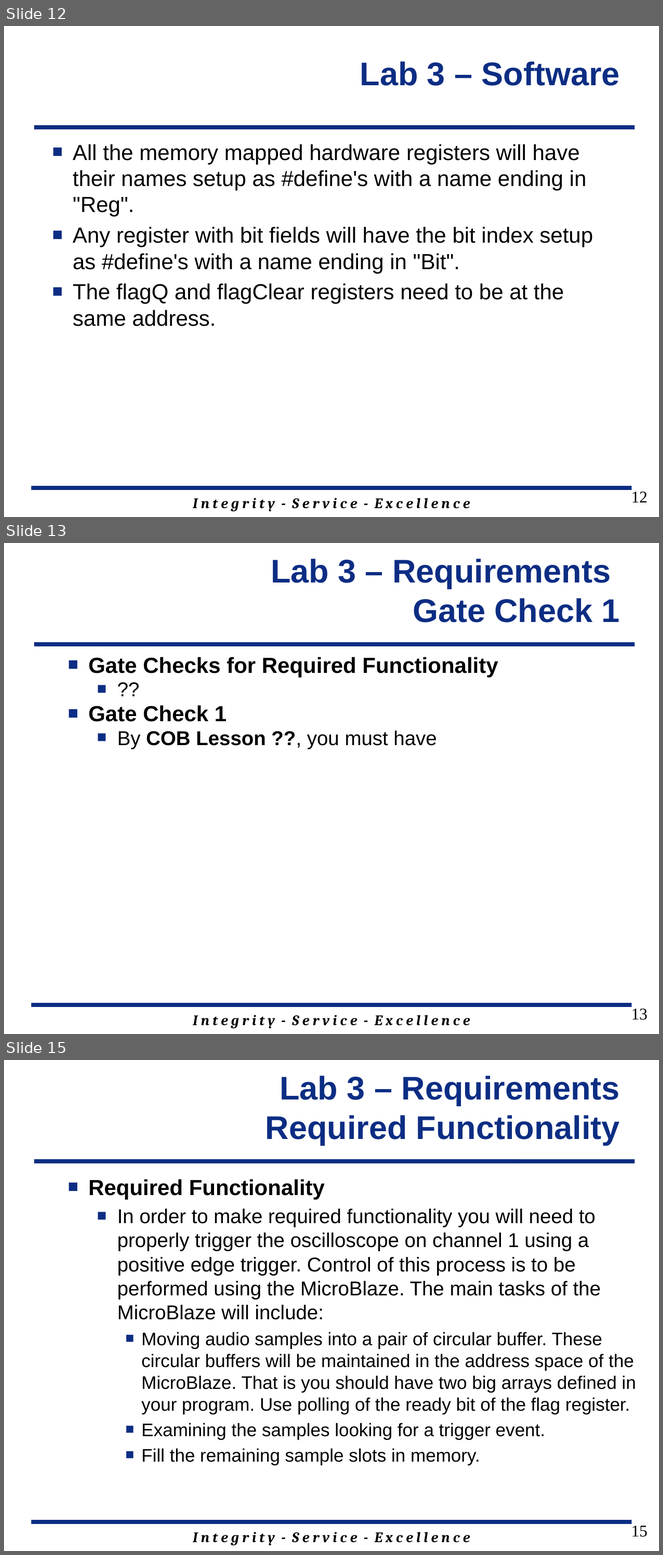
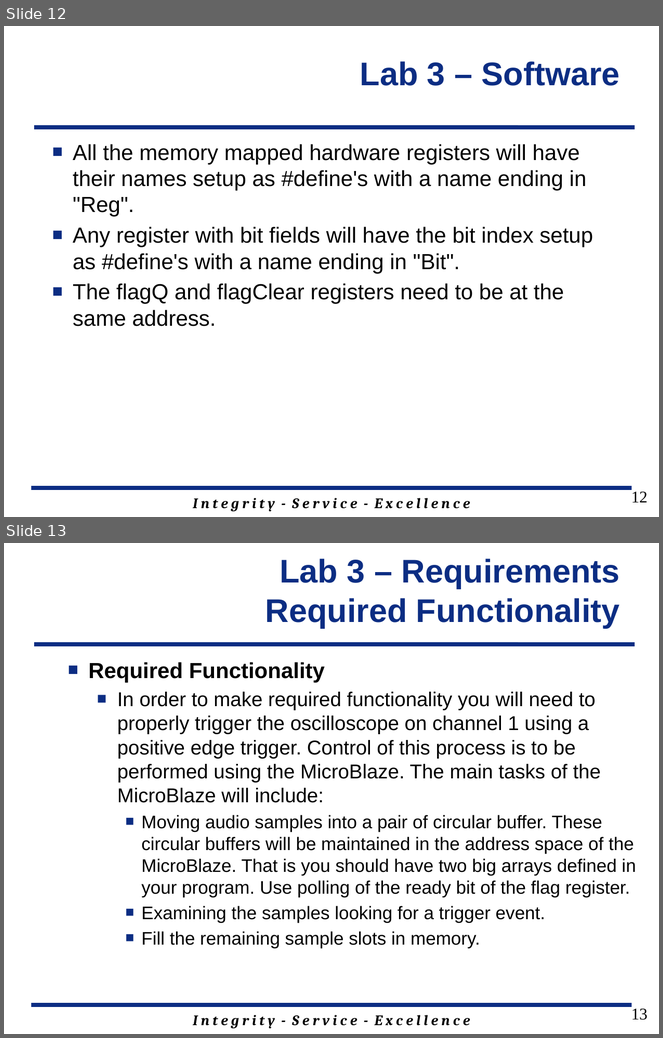
Before and after one commit to jfalkinburg/ECE383_web, a slide deck: lab/lab3/ECE_383_Lab3.pptx. Shown one above the other, each under a label of ours: slides 12, 13 and 15 before the commit, slides 12 and 13 after it; the slides between them are not shown. The pictures are 663x1555 and 663x1038 pixels, drawn with LibreOffice and Linux fonts; fonts in the diff are those of the drawing; background and template pictures are left out. Boxes give left, top, right and bottom in pixels: in the first picture for what was removed or moved away, otherwise in the second. Text is boxed around its words. In the diff, an @@ line names an element or a change of style, - is before the commit and + after.

```diff
--- a/lab/lab3/ECE_383_Lab3.pptx
+++ b/lab/lab3/ECE_383_Lab3.pptx
@@ slide 13 removed at (x1=4, y1=543, x2=659, y2=1034), background #FFFFFF; not listed: 3 template elements that a slide beside it also shows @@
@@ title removed at (x1=271, y1=559, x2=620, y2=623) @@
-Lab 3 – Requirements
-Gate Check 1
@@ text removed at (x1=88, y1=657, x2=498, y2=749) @@
-■ Gate Checks for Required Functionality
-  ■ ??
-■ Gate Check 1
-  ■ By COB Lesson ??, you must have
@@ page number removed at (x1=632, y1=1007, x2=648, y2=1020) @@
-13
@@ what was slide 15 is now slide 13 @@
@@ page number at (x1=632, y1=1007, x2=648, y2=1020): text changed @@
-15
+13
```
Also in this commit, not shown: 2 slides changed, 1 other slide removed.
